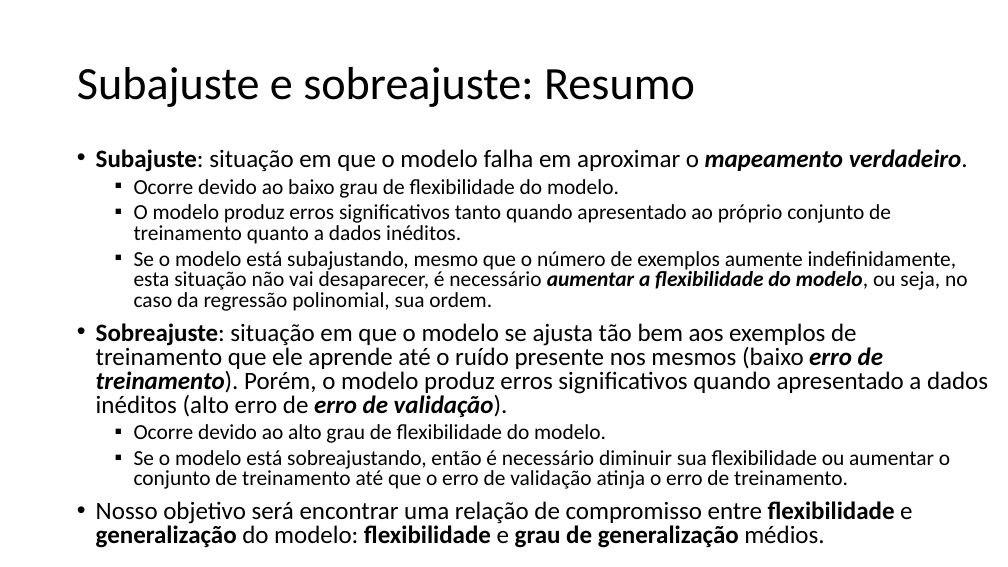
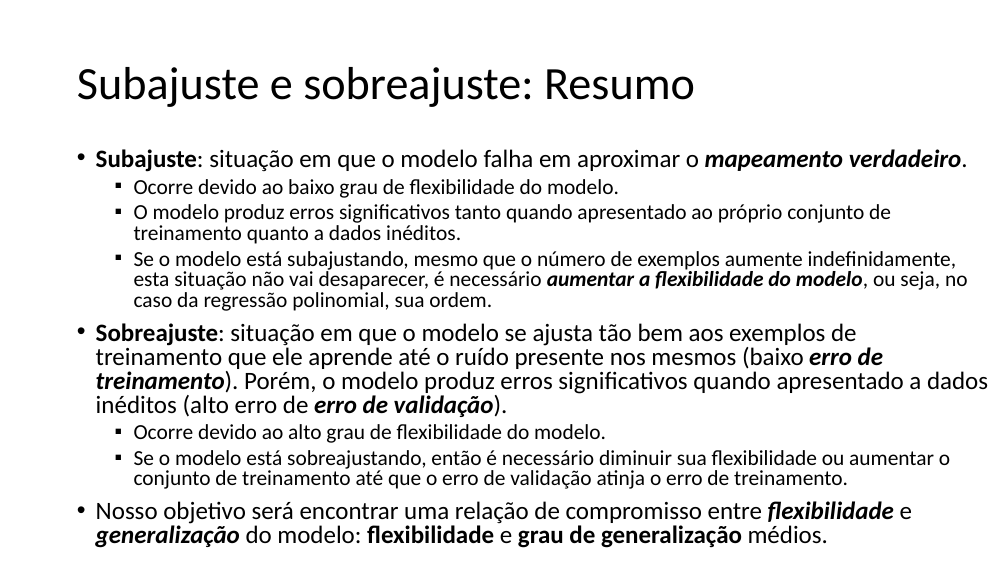
Before and after one commit to zz4fap/t319_aprendizado_de_maquina, a slide deck: slide 11 of slides/T319_Regressão_Linear (Parte IV).pptx. Drawn at 1008x567 pixels with LibreOffice and Linux fonts; fonts in the diff are those of the drawing. Boxes give left, top, right and bottom in pixels: in the first picture for what was removed or moved away, otherwise in the second. Text is boxed around its words. In the diff, an @@ line names an element or a change of style, - is before the commit and + after.

```diff
--- a/slides/T319_Regressão_Linear (Parte IV).pptx
+++ b/slides/T319_Regressão_Linear (Parte IV).pptx
@@ text at bbox=[96, 501, 912, 548]: italic on in "flexibilidade generalização" @@
```
Also in this commit, not shown: 2 other slides changed, 5 other files.
